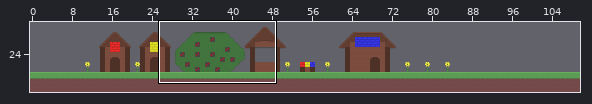
An edit to a level. Tiled map (JSON), Color Quest/Color Quest/assets/TileMaps/Tutorial.json. Above: a wide view before the commit, with the close-up outlined.
Close-up. First the earlier version:
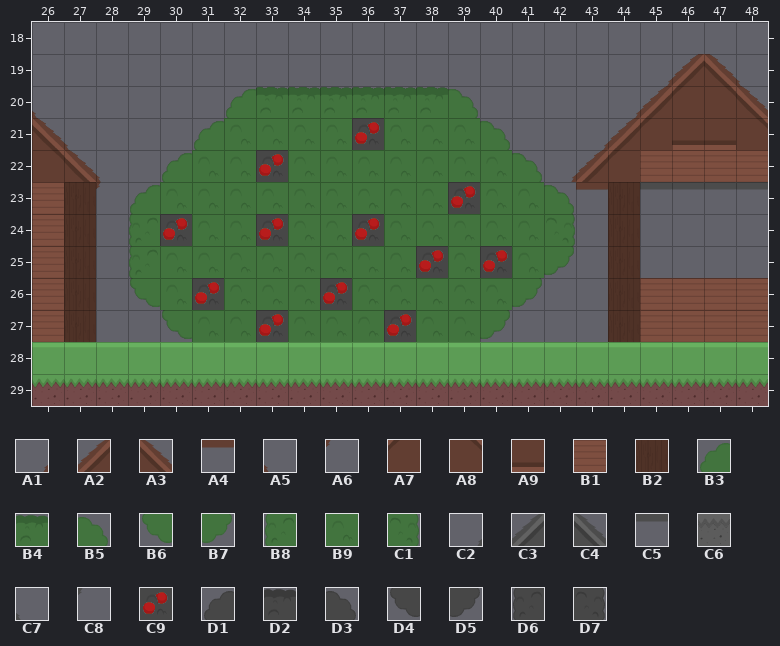
Cells are 32x32 px. Shown: x 26..48, y 18..29. The commit also changed other parts of the map, which this record leaves out.
Key: from "color_tiles_2": A1 3, A2 4, A3 5, A4 6 flipped up-down, A5 10, A6 10 flipped up-down, A7 11, A8 12, A9 13 flipped up-down, B1 15, B2 16, B3 28, B4 30, B5 31, B6 32, B7 33, B8 35, B9 36, C1 38, C2 45, C3 46, C4 47, C5 48 flipped up-down, C6 49, C7 52, C8 52 flipped up-down, C9 66, D1 70, D2 72, D3 73, D4 74, D5 75, D6 77, D7 80.
__ is an empty cell, ## one hidden under a higher layer.
Layers that did not change in this view are not listed.
Layer "Ground_1" before, first column x 26:
18 __ __ __ __ __ __ __ __ __ __ __ __ __ __ __ __ __ __ __ __ __ __ __
19 __ __ __ __ __ __ __ __ __ __ __ __ __ __ __ __ __ __ __ __ C3 C4 __
20 __ __ __ __ __ __ __ D2 D2 D2 D2 D2 D2 __ __ __ __ __ __ C3 ## ## C4
21 C4 __ __ __ __ __ __ __ __ __ __ __ __ __ __ __ __ __ C3 ## ## ## ##
22 ## C4 __ __ __ __ __ __ __ __ __ __ __ __ __ __ __ C3 ## __ __ __ __
23 __ __ __ __ __ __ __ __ __ __ __ __ __ __ __ __ __ __ __ __ __ __ __
24 __ __ __ __ __ __ __ __ __ __ __ __ __ __ __ __ __ __ __ __ __ __ __
25 __ __ __ __ __ __ __ __ __ __ __ __ __ __ __ __ __ __ __ __ __ __ __
26 __ __ __ __ __ __ __ __ __ __ __ __ __ __ __ __ __ __ __ __ __ __ __
27 __ __ __ __ __ __ __ __ __ __ __ __ __ __ __ __ __ __ __ __ __ __ __
Layer "Background_1" before, first column x 26:
18 __ __ __ __ __ __ __ __ __ __ __ __ __ __ __ __ __ __ __ __ __ __ __
19 __ __ __ __ __ __ __ __ __ __ __ __ __ __ __ __ __ __ __ C2 C3 C4 C7
20 C7 __ __ __ __ __ D1 D2 D2 D2 D2 D2 D2 D3 __ __ __ __ C2 C3 ## ## C4
21 C4 C7 __ __ __ D1 ## ## ## ## ## ## ## ## D3 __ __ C2 C3 ## ## ## ##
22 ## C4 C7 __ D1 ## ## ## ## ## ## ## ## ## ## D3 C2 C3 ## ## ## ## ##
23 ## ## C8 D1 ## ## ## ## ## ## ## ## ## ## ## ## D3 C5 ## C5 C5 C5 C5
24 ## ## __ D6 ## ## ## ## ## ## ## ## ## ## ## ## D7 __ ## __ __ __ __
25 ## ## __ D6 ## ## ## ## ## ## ## ## ## ## ## ## D5 __ ## __ __ __ __
26 ## ## __ D4 ## ## ## ## ## ## ## ## ## ## ## D5 __ __ ## ## ## ## ##
27 ## ## __ __ D4 ## ## ## ## ## ## ## ## ## D5 __ __ __ ## ## ## ## ##
28 ## ## ## ## ## ## ## ## ## ## ## ## ## ## ## ## ## ## ## ## ## ## ##
29 C6 C6 C6 C6 C6 C6 C6 C6 C6 C6 C6 C6 C6 C6 C6 C6 C6 C6 C6 C6 C6 C6 C6
Layer "Ground_0" before, first column x 26:
18 __ __ __ __ __ __ __ __ __ __ __ __ __ __ __ __ __ __ __ __ __ __ __
19 __ __ __ __ __ __ __ __ __ __ __ __ __ __ __ __ __ __ __ __ A2 A3 __
20 __ __ __ __ __ __ __ B4 B4 B4 B4 B4 B4 __ __ __ __ __ __ A2 ## ## A3
21 A3 __ __ __ __ __ __ __ __ __ __ __ __ __ __ __ __ __ A2 ## ## ## ##
22 ## A3 __ __ __ __ __ __ __ __ __ __ __ __ __ __ __ A2 ## __ __ __ __
23 __ __ __ __ __ __ __ __ __ __ __ __ __ __ __ __ __ __ __ __ __ __ __
24 __ __ __ __ __ __ __ __ __ __ __ __ __ __ __ __ __ __ __ __ __ __ __
25 __ __ __ __ __ __ __ __ __ __ __ __ __ __ __ __ __ __ __ __ __ __ __
26 __ __ __ __ __ __ __ __ __ __ __ __ __ __ __ __ __ __ __ __ __ __ __
27 __ __ __ __ __ __ __ __ __ __ __ __ __ __ __ __ __ __ __ __ __ __ __
Layer "Background_0" before, first column x 26:
18 __ __ __ __ __ __ __ __ __ __ __ __ __ __ __ __ __ __ __ __ __ __ __
19 __ __ __ __ __ __ __ __ __ __ __ __ __ __ __ __ __ __ __ A1 A2 A3 A5
20 A5 __ __ __ __ __ B3 B4 B4 B4 B4 B4 B4 B5 __ __ __ __ A1 A2 A7 A8 A3
21 A3 A5 __ __ __ B3 B9 B9 B9 B9 ## B9 B9 B9 B5 __ __ A1 A2 A7 A9 A9 A8
22 A8 A3 A5 __ B3 B9 B9 ## B9 B9 B9 B9 B9 B9 B9 B5 A1 A2 A7 B1 B1 B1 B1
23 B1 B2 A6 B3 B9 B9 B9 B9 B9 B9 B9 B9 B9 ## B9 B9 B5 A4 B2 __ __ __ __
24 B1 B2 __ B8 ## B9 B9 ## B9 B9 ## B9 B9 B9 B9 B9 C1 __ B2 __ __ __ __
25 B1 B2 __ B8 B9 B9 B9 B9 B9 B9 B9 B9 ## B9 ## B9 B7 __ B2 __ __ __ __
26 B1 B2 __ B6 B9 ## B9 B9 B9 ## B9 B9 B9 B9 B9 B7 __ __ B2 B1 B1 B1 B1
27 B1 B2 __ __ B6 B9 B9 ## B9 B9 B9 ## B9 B9 B7 __ __ __ B2 B1 B1 B1 B1
28 __ __ __ __ __ __ __ __ __ __ __ __ __ __ __ __ __ __ __ __ __ __ __
29 __ __ __ __ __ __ __ __ __ __ __ __ __ __ __ __ __ __ __ __ __ __ __
Layer "Red" before, first column x 26:
18 __ __ __ __ __ __ __ __ __ __ __ __ __ __ __ __ __ __ __ __ __ __ __
19 __ __ __ __ __ __ __ __ __ __ __ __ __ __ __ __ __ __ __ __ __ __ __
20 __ __ __ __ __ __ __ __ __ __ __ __ __ __ __ __ __ __ __ __ __ __ __
21 __ __ __ __ __ __ __ __ __ __ C9 __ __ __ __ __ __ __ __ __ __ __ __
22 __ __ __ __ __ __ __ C9 __ __ __ __ __ __ __ __ __ __ __ __ __ __ __
23 __ __ __ __ __ __ __ __ __ __ __ __ __ C9 __ __ __ __ __ __ __ __ __
24 __ __ __ __ C9 __ __ C9 __ __ C9 __ __ __ __ __ __ __ __ __ __ __ __
25 __ __ __ __ __ __ __ __ __ __ __ __ C9 __ C9 __ __ __ __ __ __ __ __
26 __ __ __ __ __ C9 __ __ __ C9 __ __ __ __ __ __ __ __ __ __ __ __ __
27 __ __ __ __ __ __ __ C9 __ __ __ C9 __ __ __ __ __ __ __ __ __ __ __
28 __ __ __ __ __ __ __ __ __ __ __ __ __ __ __ __ __ __ __ __ __ __ __
29 __ __ __ __ __ __ __ __ __ __ __ __ __ __ __ __ __ __ __ __ __ __ __
After:
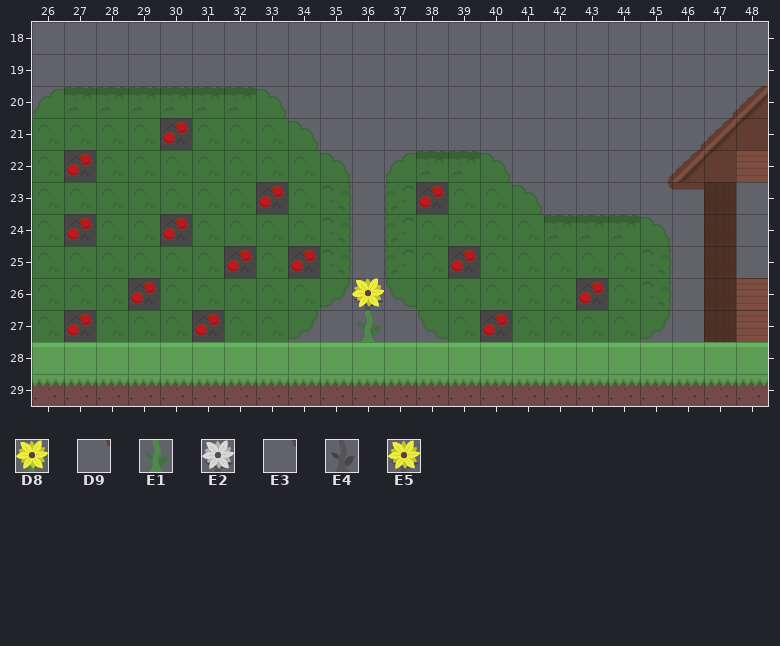
Further tiles: from "color_tiles_2": D8 1, D9 3 flipped up-down, E1 8, E2 43, E3 45 flipped up-down, E4 50, E5 59.
From old to new:
Changed rows in their new state; .. is an unchanged cell.
Layer "Ground_1":
first column x 26:
19 .. .. .. .. .. .. .. .. .. .. .. .. .. .. .. .. .. .. .. .. __ __ ..
20 .. D2 D2 D2 D2 D2 D2 __ __ __ __ __ __ .. .. .. .. .. .. __ __ __ __
21 __ .. .. .. .. .. .. .. .. .. .. .. .. .. .. .. .. .. __ __ __ __ ..
22 .. __ .. .. .. .. .. .. .. .. .. .. D2 D2 .. .. .. __ __ .. .. .. ..
24 .. .. .. .. .. .. .. .. .. .. .. .. .. .. .. .. D2 D2 D2 .. .. .. ..
Layer "Background_1":
first column x 26:
19 .. .. .. .. .. .. .. .. .. .. .. .. .. .. .. .. .. .. .. __ __ __ __
20 D1 D2 D2 D2 D2 D2 D2 D3 __ __ __ __ __ __ .. .. .. .. __ __ __ C2 C3
21 ## ## .. .. .. ## .. .. D3 __ __ __ __ __ __ .. .. __ __ __ C2 C3 ..
22 .. ## ## .. ## .. .. .. .. D3 __ D1 D2 D2 D3 __ __ __ __ C2 C3 .. ..
23 .. .. ## ## .. .. .. .. .. D7 __ D6 .. .. .. D3 __ __ __ E3 .. ## __
24 .. .. .. ## .. .. .. .. .. D7 __ D6 .. .. .. .. D2 D2 D2 D3 .. .. ..
25 .. .. .. ## .. .. .. .. .. D7 __ D6 .. .. .. .. ## .. .. D7 .. .. ..
26 .. .. .. ## .. .. .. .. .. D5 E2 D4 .. .. .. ## .. .. .. D7 __ .. ..
27 .. .. .. .. ## .. .. .. D5 __ E4 __ D4 .. ## .. .. .. .. D5 __ .. ..
Layer "Ground_0":
first column x 26:
19 .. .. .. .. .. .. .. .. .. .. .. .. .. .. .. .. .. .. .. .. __ __ ..
20 .. B4 B4 B4 B4 B4 B4 __ __ __ __ __ __ .. .. .. .. .. .. __ __ __ __
21 __ .. .. .. .. .. .. .. .. .. .. .. .. .. .. .. .. .. __ __ __ __ ..
22 .. __ .. .. .. .. .. .. .. .. .. .. B4 B4 .. .. .. __ __ .. .. .. ..
24 .. .. .. .. .. .. .. .. .. .. .. .. .. .. .. .. B4 B4 B4 .. .. .. ..
Layer "Background_0":
first column x 26:
19 .. .. .. .. .. .. .. .. .. .. .. .. .. .. .. .. .. .. .. __ __ __ __
20 B3 B4 B4 B4 B4 B4 B4 B5 __ __ __ __ __ __ .. .. .. .. __ __ __ A1 A2
21 B9 B9 B9 B9 .. B9 .. .. B5 __ __ __ __ __ __ .. .. __ __ __ A1 A2 A7
22 B9 ## B9 B9 B9 .. .. B9 .. B5 __ B3 B4 B4 B5 __ __ __ __ A1 A2 A7 ..
23 B9 B9 B9 B9 .. .. .. ## .. C1 __ B8 ## B9 .. B5 __ __ __ D9 A4 B2 ..
24 B9 ## B9 B9 .. .. .. B9 .. C1 __ B8 .. .. .. .. B4 B4 B4 B5 .. B2 ..
25 B9 B9 B9 B9 .. .. ## .. ## C1 __ B8 B9 ## B9 .. B9 B9 B9 C1 .. B2 ..
26 B9 B9 B9 ## .. B9 .. .. .. B7 D8 B6 .. .. .. B9 B9 .. B9 C1 __ B2 ..
27 B9 ## B9 B9 B9 ## .. B9 B7 __ E1 __ B6 .. ## B9 B9 B9 B9 B7 __ B2 ..
Layer "Yellow":
first column x 36:
26 E5
Layer "Red":
first column x 27:
21 .. .. .. C9 .. .. .. .. .. __ .. .. .. .. .. .. ..
22 C9 .. .. .. .. .. __ .. .. .. .. .. .. .. .. .. ..
23 .. .. .. .. .. .. C9 .. .. .. .. C9 __ .. .. .. ..
24 C9 .. .. .. .. .. __ .. .. __ .. .. .. .. .. .. ..
25 .. .. .. .. .. C9 .. C9 .. .. .. __ C9 __ .. .. ..
26 .. .. C9 .. __ .. .. .. __ .. .. .. .. .. .. .. C9
27 C9 .. .. .. C9 .. __ .. .. .. __ .. .. C9 .. .. ..
